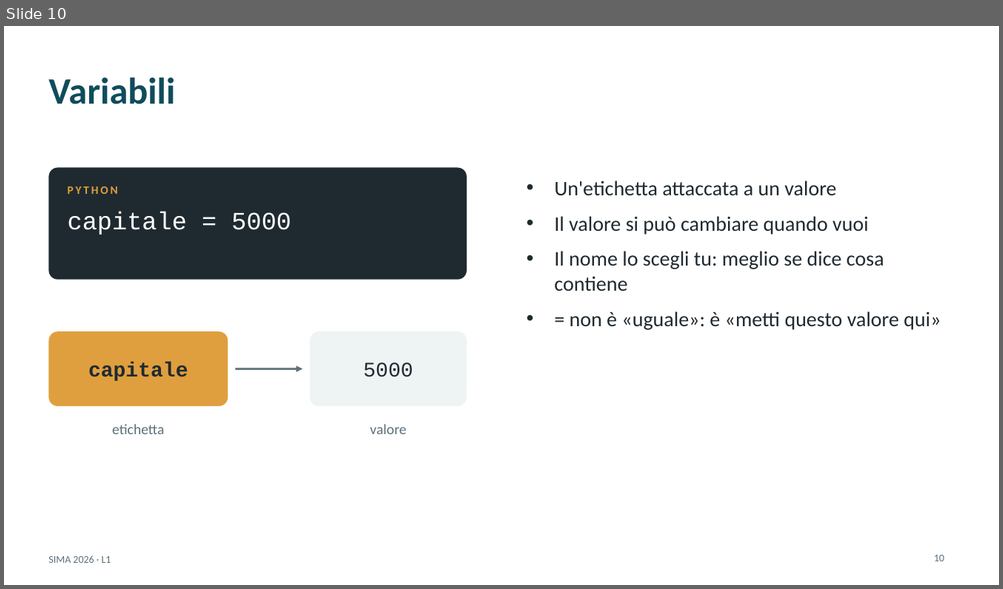
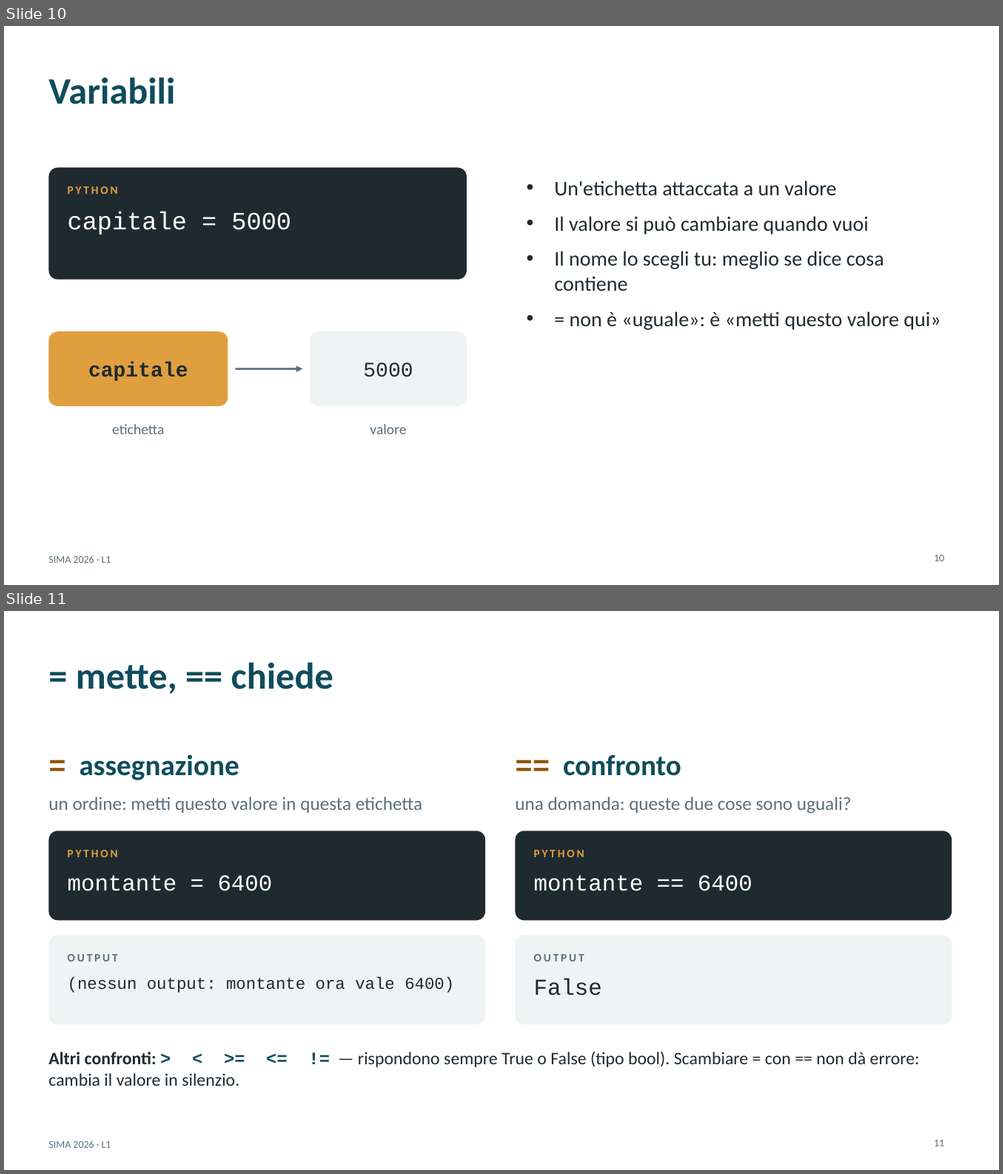
Before and after one commit to andrealorenzon/SIMA2026, a slide deck: L01_python_calcolatrice/slide_complete.pptx. Shown one above the other, each under a label of ours: slide 10 before the commit, slides 10 and 11 after it. The pictures are 1003x589 and 1003x1174 pixels, drawn with LibreOffice and Linux fonts; fonts in the diff are those of the drawing. Boxes give left, top, right and bottom in pixels: in the first picture for what was removed or moved away, otherwise in the second. Text is boxed around its words. In the diff, an @@ line names an element or a change of style, - is before the commit and + after.

```diff
--- a/L01_python_calcolatrice/slide_complete.pptx
+++ b/L01_python_calcolatrice/slide_complete.pptx
@@ slide 11 added at (4,611,999,1170), background #FFFFFF; not listed: 1 template element that a slide beside it also shows @@
@@ title added at (76,662,333,694), 36 pt, text #0F4C5C, bold @@
+= mette, == chiede
@@ text added at (79,755,239,780), 28 pt, text #0F4C5C, bold @@
+= assegnazione
@@ text added at (563,755,681,776), 28 pt, text #0F4C5C, bold @@
+== confronto
@@ text added at (48,797,422,813), 18 pt, text #5C6F7B @@
+un ordine: metti questo valore in questa etichetta
@@ text added at (515,797,851,814), 18 pt, text #5C6F7B @@
+una domanda: queste due cose sono uguali?
@@ rounded rectangle added at (48,831,485,920), fill #1F2A30 @@
@@ rounded rectangle added at (515,831,951,920), fill #1F2A30 @@
@@ text added at (68,850,118,857), 11 pt, text #E09F3E, bold @@
+PYTHON
@@ text added at (534,850,584,857), 11 pt, text #E09F3E, bold @@
+PYTHON
@@ text added at (68,875,273,891), 22 pt, text #FFFFFF @@
+montante = 6400
@@ text added at (534,875,752,891), 22 pt, text #FFFFFF @@
+montante == 6400
@@ rounded rectangle added at (48,936,485,1025), fill #EEF3F4 @@
@@ rounded rectangle added at (515,936,951,1025), fill #EEF3F4 @@
@@ text added at (68,954,118,962), 11 pt, text #5C6F7B, bold @@
+OUTPUT
@@ text added at (534,954,584,962), 11 pt, text #5C6F7B, bold @@
+OUTPUT
@@ text added at (68,977,454,993), 16 pt, text #1F2A30 @@
+(nessun output: montante ora vale 6400)
@@ text added at (534,979,602,996), 22 pt, text #1F2A30 @@
+False
@@ text added at (48,1052,919,1068), 17 pt, text #1F2A30 @@
+Altri confronti: > < >= <= != — rispondono sempre True o False (tipo bool). Scambiare = con == non dà errore: cambia il valore in silenzio.
@@ page number added at (933,1140,944,1147), 10 pt, text #5C6F7B @@
+11
```
Also in this commit, not shown: 1 slide changed, 6 other files.
